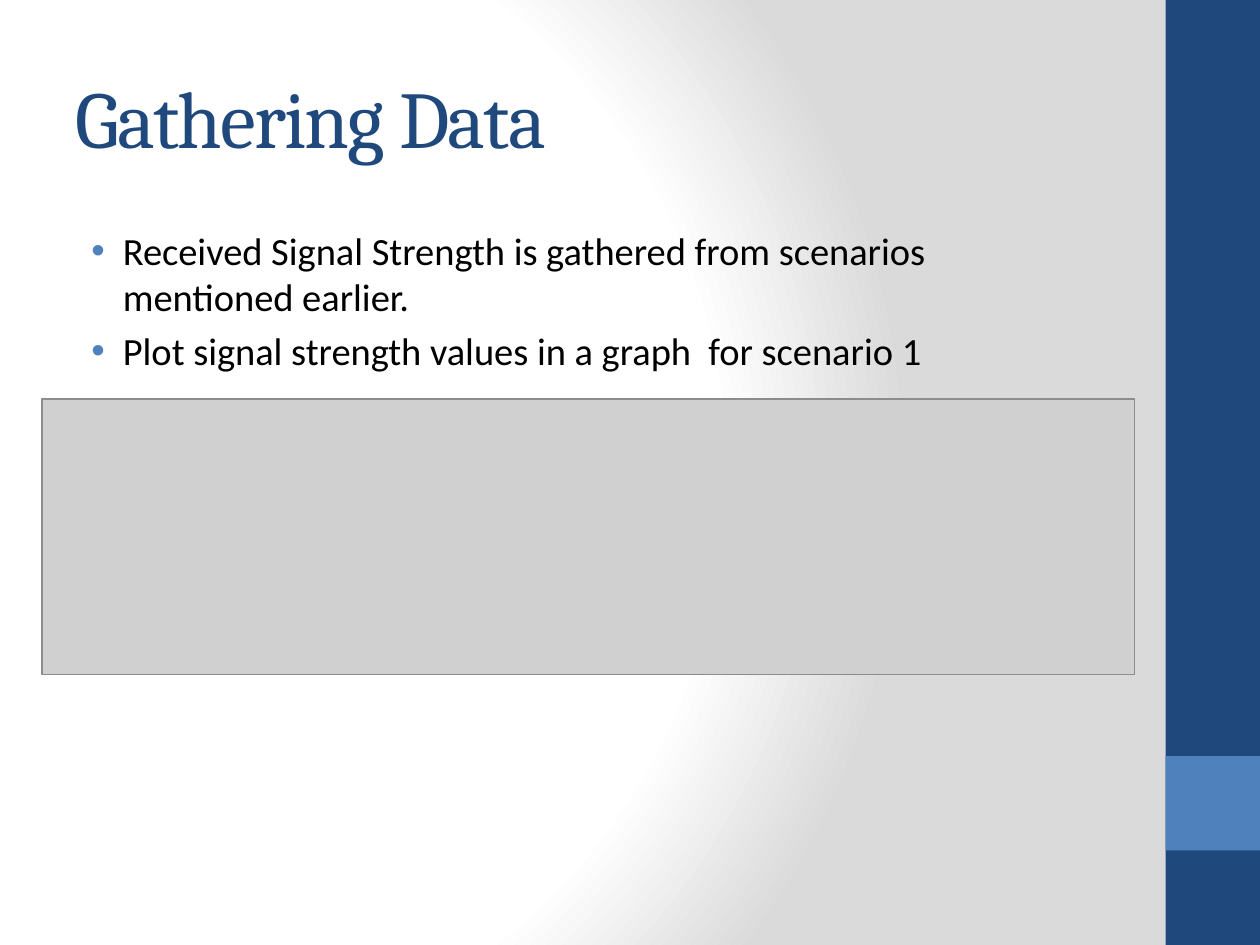
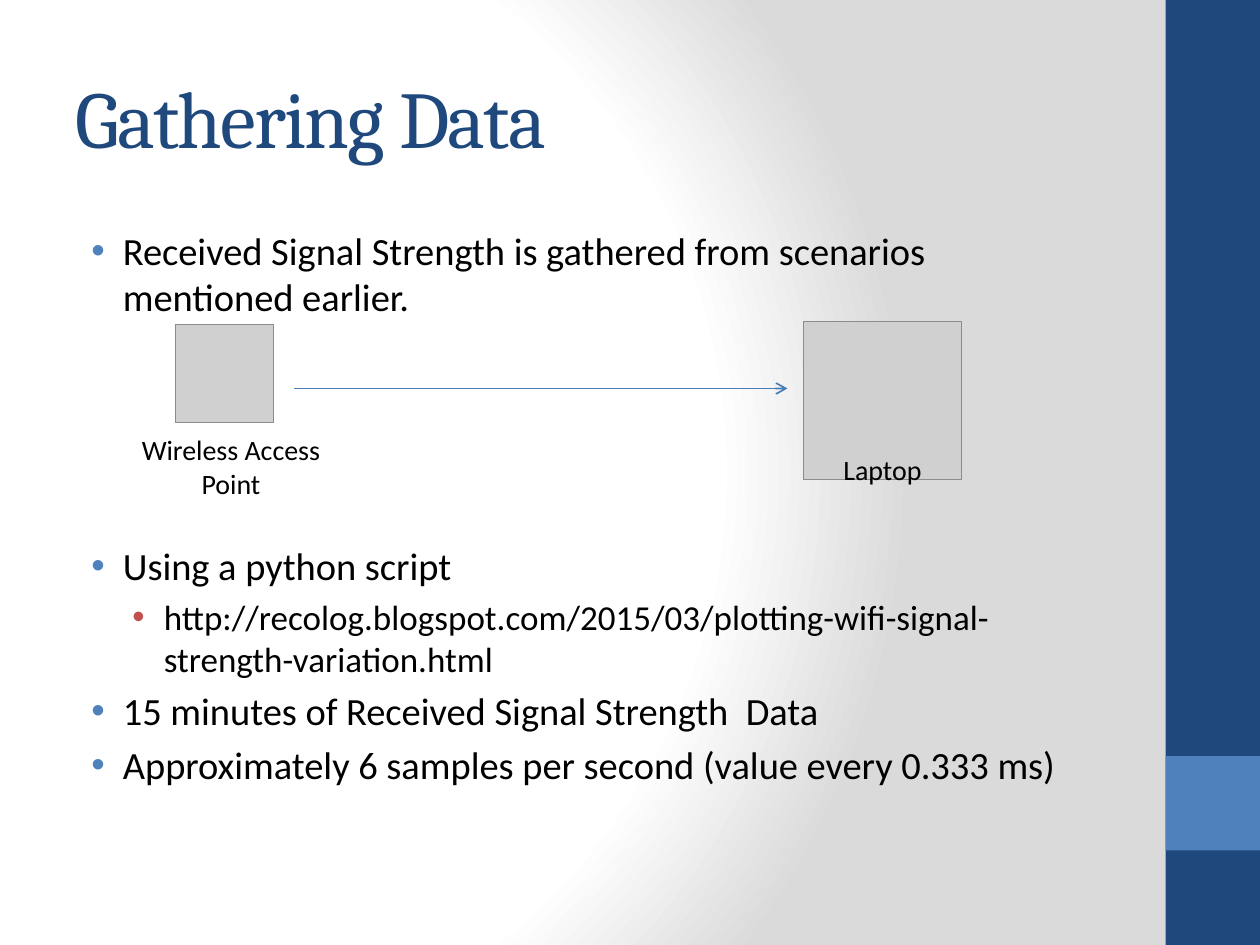
Before and after one commit to jithendra89/research, a slide deck: slide 10 of presentations/interim-final.pptx (slide 8 before the commit). Drawn at 1260x945 pixels with LibreOffice and Linux fonts; fonts in the diff are those of the drawing; grey boxes stand for pictures. Boxes give left, top, right and bottom in pixels: in the first picture for what was removed or moved away, otherwise in the second. Text is boxed around its words. In the diff, an @@ line names an element or a change of style, - is before the commit and + after.

```diff
--- a/presentations/interim-final.pptx
+++ b/presentations/interim-final.pptx
@@ group added at box(142, 321, 963, 495): 2 pictures, 2 texts, 1 arrow @@
+Laptop
+Wireless Access Point
@@ picture removed at box(42, 399, 1134, 675) @@
@@ text at box(123, 553, 1055, 786): text changed @@
-• Plot signal strength values in a graph for scenario 1
+• Using a python script
+  • http://recolog.blogspot.com/2015/03/plotting-wifi-signal-strength-variation.html
+• 15 minutes of Received Signal Strength Data
+• Approximately 6 samples per second (value every 0.333 ms)
```
Also in this commit, not shown: 5 other slides changed, 3 slides added.
